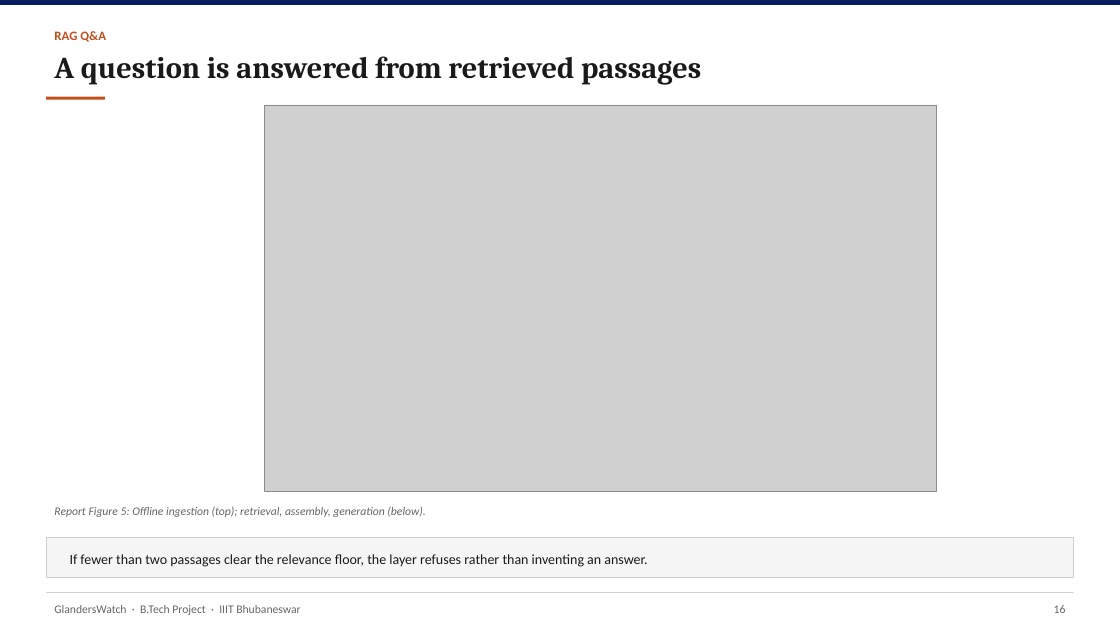
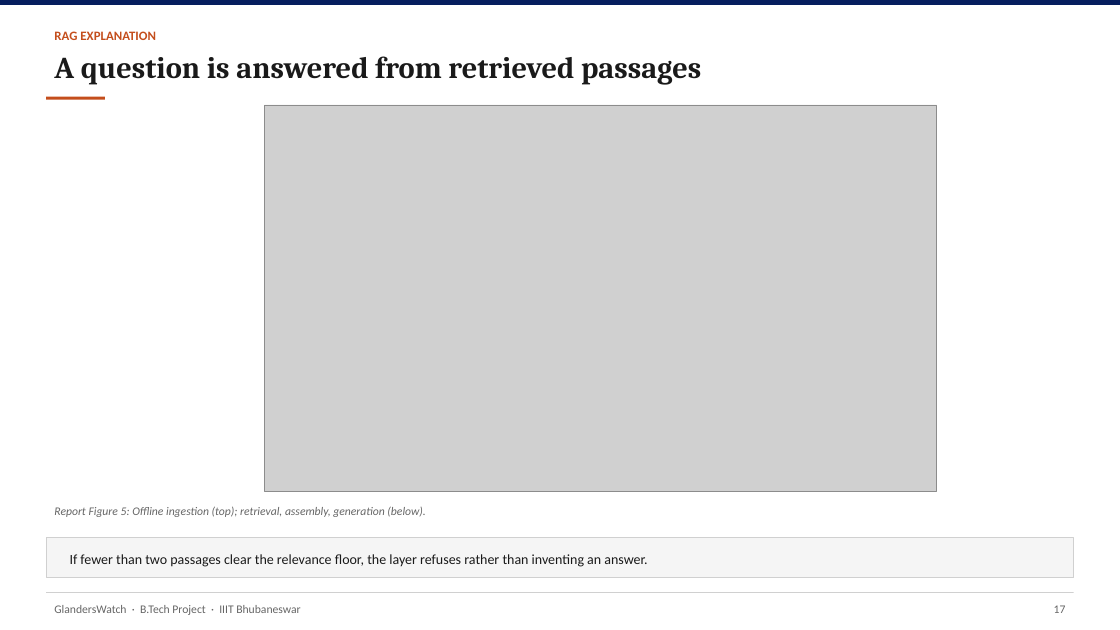
Before and after one commit to YuvrajSingh-mist/glandersWatch, a slide deck: slide 18 of slides/GlandersWatch_Deck.pptx (slide 17 before the commit). Drawn at 1120x630 pixels with LibreOffice and Linux fonts; fonts in the diff are those of the drawing; grey boxes stand for pictures. Boxes give left, top, right and bottom in pixels: in the first picture for what was removed or moved away, otherwise in the second. Text is boxed around its words. In the diff, an @@ line names an element or a change of style, - is before the commit and + after.

Commit message:
Align viva deck RAG slides with Final_v2 proposal content.
Add evidence-separation and PFPT/CAIS attribution-audit slides, refresh evaluation metrics and references, and retitle the RAG segment to the explanation layer.

```diff
--- a/slides/GlandersWatch_Deck.pptx
+++ b/slides/GlandersWatch_Deck.pptx
@@ text at (54, 31, 156, 40): text changed @@
-RAG Q&A
+RAG EXPLANATION
@@ text at (1054, 605, 1066, 613): text changed @@
-16
+17
```
Also in this commit, not shown: 11 other slides changed, 2 slides added, 1 other file.
